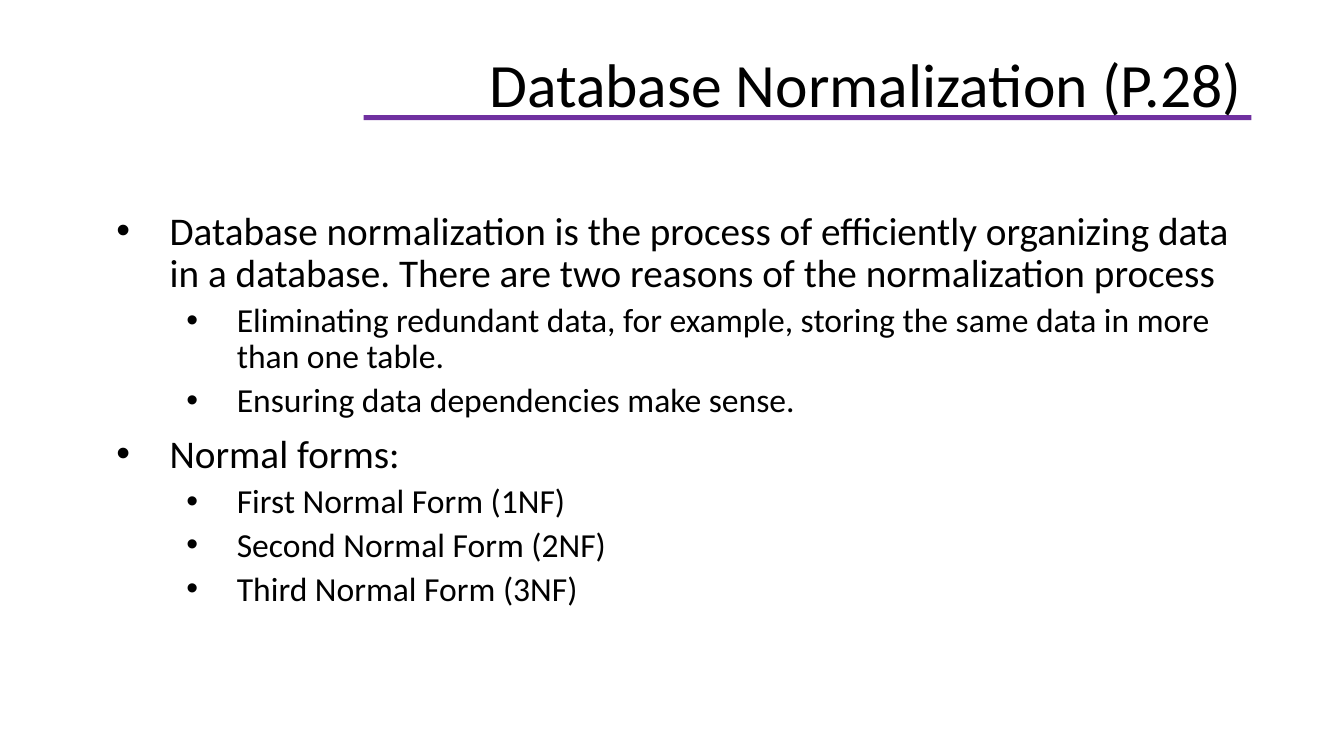
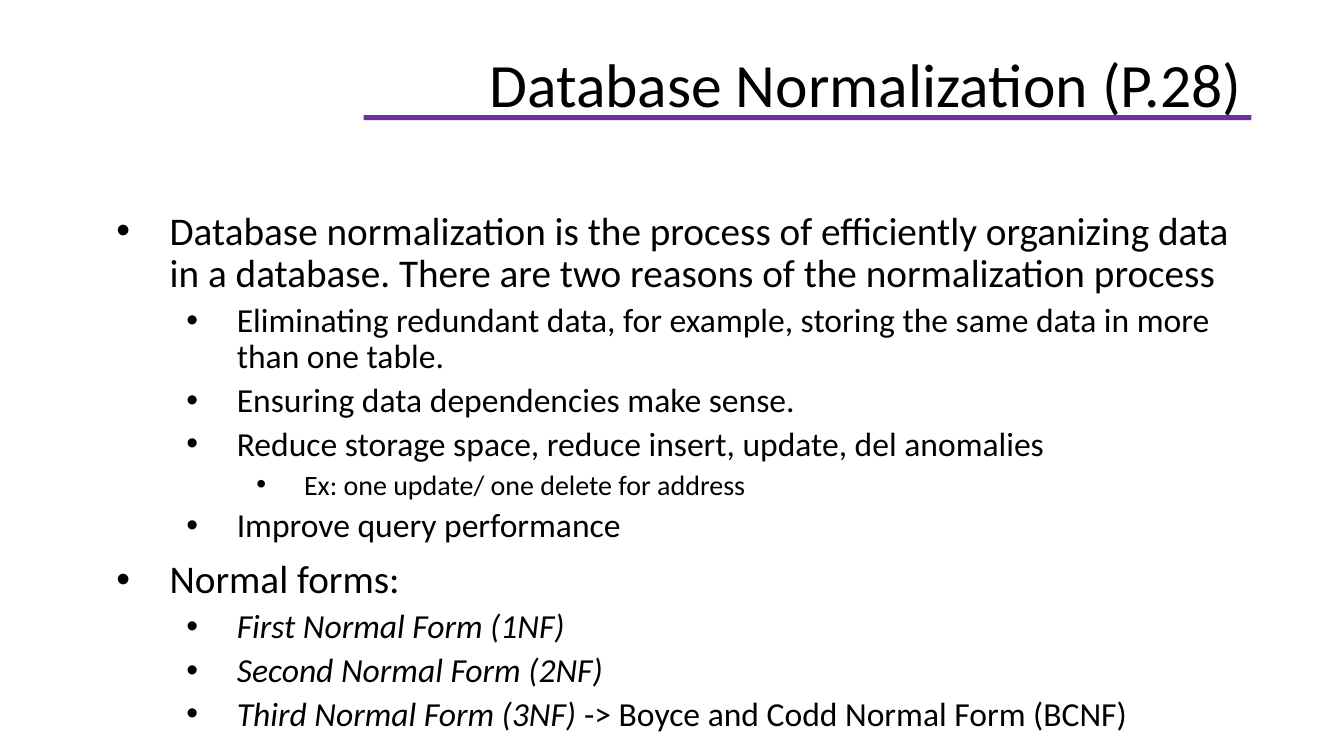
Before and after one commit to helenhash/database-training, a slide deck: slide 37 of database.pptx (slide 26 before the commit). Drawn at 1344x756 pixels with LibreOffice and Linux fonts; fonts in the diff are those of the drawing; background and template pictures are left out. Boxes give left, top, right and bottom in pixels: in the first picture for what was removed or moved away, otherwise in the second. Text is boxed around its words. In the diff, an @@ line names an element or a change of style, - is before the commit and + after.

Commit message:
update slide

```diff
--- a/database.pptx
+++ b/database.pptx
@@ text at (x1=237, y1=432, x2=1044, y2=543): paragraphs added @@
+  • Reduce storage space, reduce insert, update, del anomalies
+    • Ex: one update/ one delete for address
+  • Improve query performance
@@ text at (x1=237, y1=613, x2=602, y2=687): italic on in "First Normal Form (1NF)", "Second Normal Form (2NF)" @@
@@ text at (x1=237, y1=701, x2=1127, y2=732): text changed @@
-  • Third Normal Form (3NF)
+  • Third Normal Form (3NF) -> Boyce and Codd Normal Form (BCNF)
```
Also in this commit, not shown: 6 other slides changed, 12 slides added, 9 other files.
